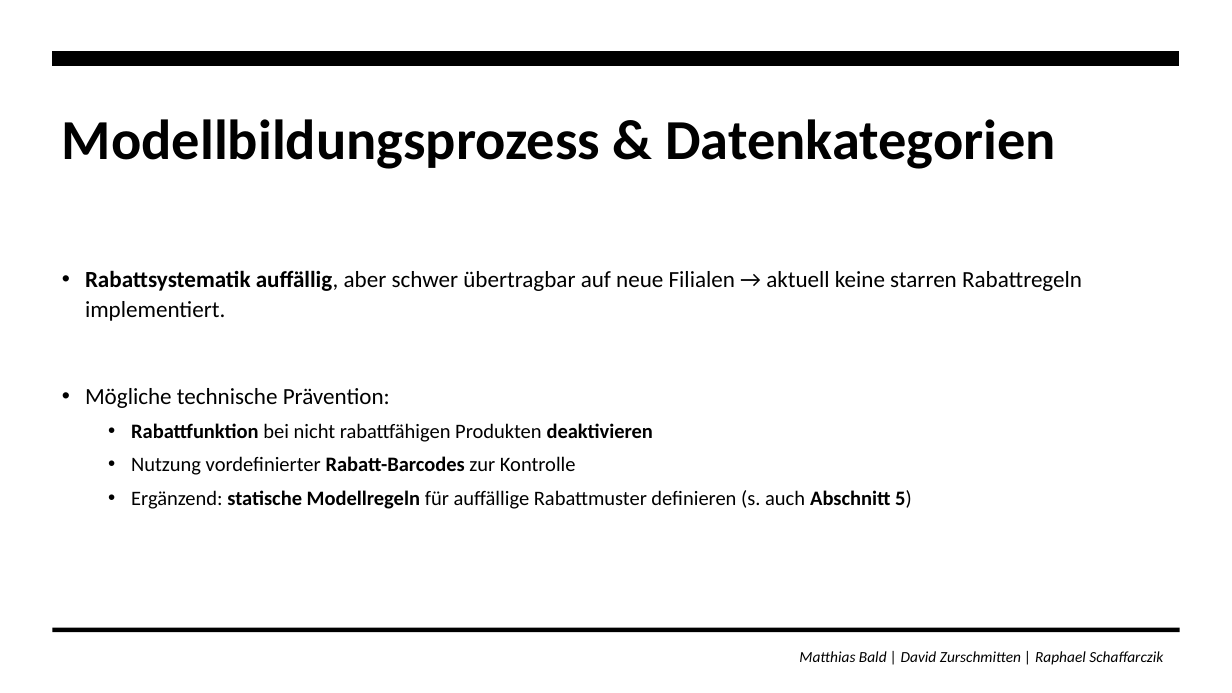
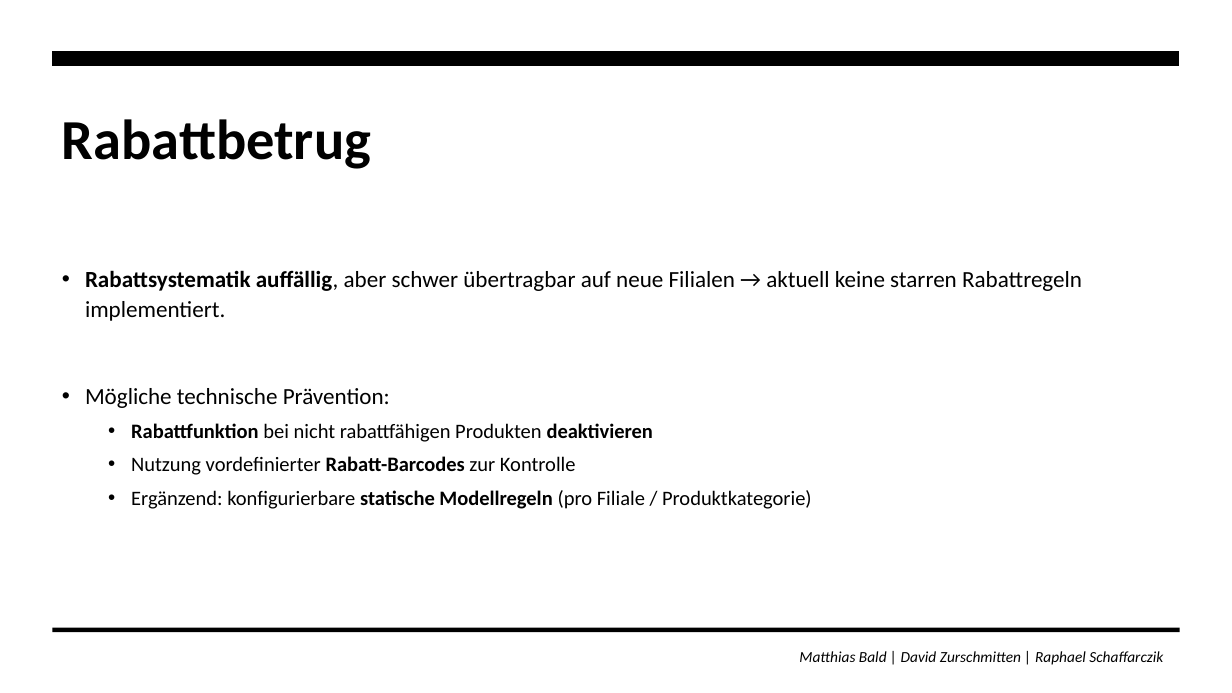
Before and after one commit to zurdavid/projektpraktikum-datascience, a slide deck: slide 52 of präsentationen/Abschlusspräsentation_Entwurf.pptx (slide 53 before the commit). Drawn at 1232x693 pixels with LibreOffice and Linux fonts; fonts in the diff are those of the drawing. Boxes give left, top, right and bottom in pixels: in the first picture for what was removed or moved away, otherwise in the second. Text is boxed around its words. In the diff, an @@ line names an element or a change of style, - is before the commit and + after.

```diff
--- a/präsentationen/Abschlusspräsentation_Entwurf.pptx
+++ b/präsentationen/Abschlusspräsentation_Entwurf.pptx
@@ title at [62,119,371,169]: text changed @@
-Modellbildungsprozess & Datenkategorien
+Rabattbetrug
@@ text at [131,490,812,509]: text changed @@
-  • Ergänzend: statische Modellregeln für auffällige Rabattmuster definieren (s. auch Abschnitt 5)
+  • Ergänzend: konfigurierbare statische Modellregeln (pro Filiale / Produktkategorie)
```
Also in this commit, not shown: 9 other slides changed, 1 slide added, 3 slides removed.
